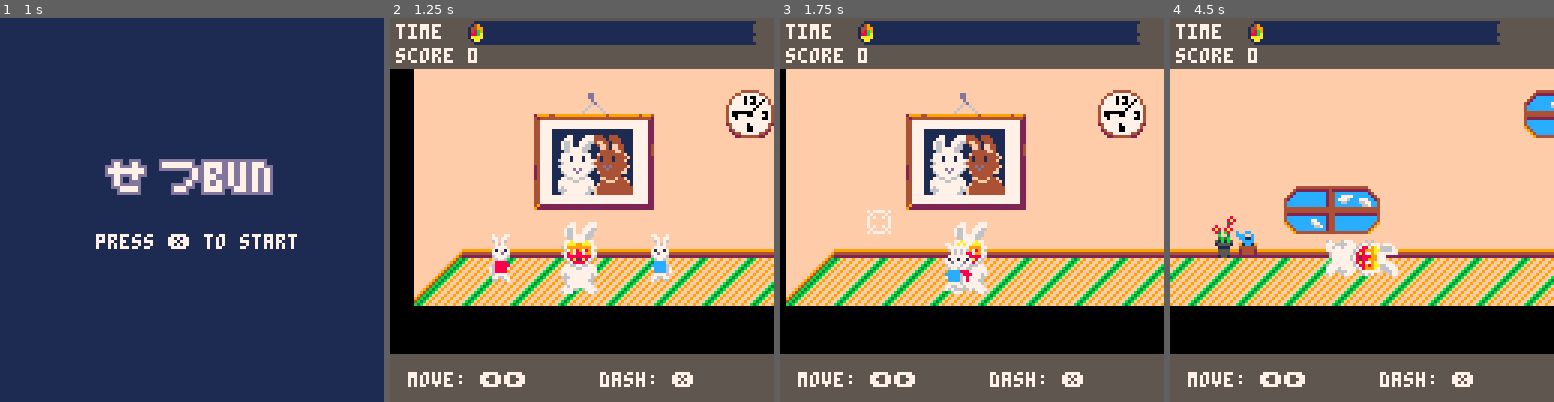
Above: before the commit, frames 1-4 (left to right).
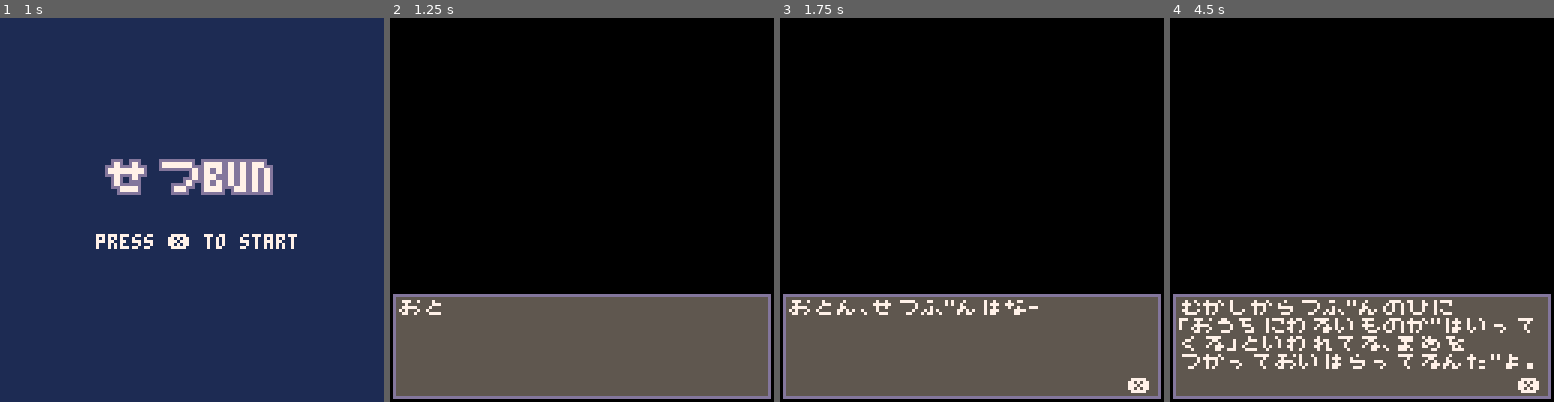
Above: after the commit, the same moments.

Repository: josiahp/setsubun
Game: PICO-8 cartridge setsubun.p8
Two runs of this game, one before a commit and one after it. Both use one fixed random seed, a clock stepped at 60 frames per second and the inputs below.
Inputs:
- Up to frame 1 (1 s): tap X (X key) at 0.33 s; tap O (Z key) at 0.7 s
- Up to frame 2 (1.25 s): tap X (X key) at 1.07 s
- Up to frame 3 (1.75 s): hold Right from 1.6 s (still down); tap O (Z key) at 1.7 s
- Up to frame 4 (4.5 s): tap X (X key) at 1.85, 2.97, 4.08 s; release Right at 2.1 s; tap O (Z key) every 0.4 s from 2.1 to 4.1 s; hold Right 2.47-3.03 s; hold Left 3.08-3.58 s; hold Right from 4.02 s (still down)

Frame 1 is identical in both runs. In frame 2, 86% of the frame differs, in the area x 0-100%, y 0-100%; in frame 3, 89%; in frame 4, 91%.

Commit message:
refactor: make object creation more consistent

Diff:
--- a/setsubun.p8
+++ b/setsubun.p8
@@ -10,18 +10,17 @@
 	-- constants
 	gravity=9.81*2
 	drag=0.1
+	game_dur=25.5 -- seconds
 
 	scn=nil
-	game_dur=25.5 -- seconds
-
 	game_flow=flow.scene(credits_scn)
 	.andthen(
 		-- main game loop
 		flow.forever(
 			flow
 			.scene(title_scn)
-			--.andthen(flow.scene(dialogue_scn))
-			--.andthen(flow.scene(explainer_scn))
+			.andthen(flow.scene(dialogue_scn))
+			.andthen(flow.scene(explainer_scn))
 			.andthen(flow.scene(game_scn))
 			.flatmap(function(score)
 				return flow.scene(results_scn, score)
@@ -278,25 +277,15 @@
 		particles={},
 		beangroups={},
 		kids={},
+		barks={},
 	}
 
-	--dad is 24 pixels tall, so
-	-- 1.5m == 24px
-	-- 9.8m == 156px?
-	dad=init_dad(63,80)
-
-	cam_init()
-	map_init()
-	target_init()
-	kids_init()
-	barks_init()
-
+	dad=dad_new(63,80)
 	add(scn.kids, kids_new(32,80,8))
 	add(scn.kids, kids_new(96,80,12))
 
-	beans_init()
-	particles_init()
-
+	cam=cam_new()
+	map_init()
 
 	function scn.init()
 		music(16)
@@ -304,17 +293,14 @@
 
 	function scn.update(s, dt)
 		dad:update(dt)
-		cam_update(dt)
-		barks_update(dt)
+		cam:update(dt,dad.x-63)
 
 		for k,v in pairs(s.kids) do
 			v:update(dt,scn)
 		end
-
 		for k,v in pairs(s.beangroups) do
 			v:update(dt,scn)
 		end
-
 		for k,v in pairs(s.particles) do
 			v:update(dt)
 			-- cleanup particles past their lifetime
@@ -322,6 +308,13 @@
 				del(s.particles,v)
 			end
 		end
+		for k,v in pairs(s.barks) do
+			v:update(dt)
+			--cleanup barks past their lifetime
+			if v.age>=v.ttl then
+				del(s.barks,v)
+			end
+		end
 
 		s.t += dt
 		if s.t>game_dur then
@@ -331,7 +324,7 @@
 
 	function scn.draw(s)
 		cls()
-		cam_draw()
+		cam:draw()
 		map_draw()
 
 		for k,v in pairs(s.kids) do
@@ -348,12 +341,8 @@
 		for k,v in pairs(s.particles) do
 			v:draw()
 		end
-		barks_draw()
-
-		if debug then
-			print(cam.x,cam.x+4,cam.y+4,8)
-			print(dad.x,cam.x+4,cam.y+10,8)
-			print(abs(dad.x-(cam.x+cam.followx)),cam.x+4,cam.y+16,8)
+		for k,v in pairs(s.barks) do
+			v:draw()
 		end
 
 		local time_left=game_dur-scn.t
@@ -372,16 +361,16 @@
 	function scn.add_beans(s,bg)
 		add(s.beangroups,bg)
 	end
+	function scn.add_bark(s,bark)
+		add(s.barks,bark)
+	end
 
 	return scn
 end
 
 
 function dialogue_scn(nxt)
-	local scn={
-		t=0,
-		particles={},
-	}
+	local scn={}
 
 	local dialogue_flow =
 	 flow.scene(dialogue_box,
@@ -436,8 +425,108 @@
 
 -->8
 --dad,kids
-
-function init_dad(x,y)
+dad_proto={
+	--dad is 24 pixels tall, so
+	-- 1.5m == 24px
+	-- 9.8m == 156px?
+	start_diving=function(d)
+		d.state="diving"
+		d.dive_timer=0
+	end,
+	start_cooldown=function(d)
+		d.state="cooldown"
+		d.cooldown_timer=0
+	end,
+	start_walking=function(d)
+		d.state="walking"
+	end,
+	update=function(d,dt)
+		if d.state == "walking" then
+			d:update_walking(dt)
+		elseif d.state == "diving" then
+			d:update_diving(dt)
+		elseif d.state == "cooldown" then
+			d:update_cooldown(dt)
+		end
+	end,
+	update_walking=function(d,dt)
+		local vx,vy=0,0
+		if btn(⬅️) then
+			vx-=d.spd
+		elseif btn(➡️) then
+			vx+=d.spd
+		end
+		d:move(vx,vy)
+		-- switch to diving
+		if btn(⬅️) then
+			d.direction=⬅️
+		elseif btn(➡️) then
+			d.direction=➡️
+		end
+		if btnp(❎) then
+			d:start_diving()
+			return
+		end
+	end,
+	update_diving=function(d,dt)
+		local vx,vy=0,0
+		if d.direction==⬅️ then
+			vx-=d.dive_spd
+		elseif d.direction==➡️ then
+			vx+=d.dive_spd
+		end
+		d:move(vx,vy)
+		-- switch to cooldown
+		d.dive_timer+=dt
+		if d.dive_timer>=d.dive_dur then
+			d:start_cooldown()
+		end
+	end,
+	update_cooldown=function(d,dt)
+		-- switch back to walking
+		d.cooldown_timer+=dt
+		if d.cooldown_timer>=d.cooldown_dur then
+			d:start_walking()
+		end
+	end,
+	update_diving=function(d,dt)
+		local vx,vy=0,0
+		if d.direction==⬅️ then
+			vx-=d.dive_spd
+		elseif d.direction==➡️ then
+			vx+=d.dive_spd
+		end
+		d:move(vx,vy)
+		-- switch back to walking
+		d.dive_timer+=dt
+		if d.dive_timer>=d.dive_dur then
+			d:start_cooldown()
+		end
+	end,
+	move=function(d,vx,vy)
+		d.x=mid(mapinfo.char_minx,d.x+vx*dt,256)
+		d.y+=vy*dt
+	end,
+	draw=function(d)
+		local fac=0
+		if d.state=="diving" then
+			fac=d.dive_timer/d.dive_dur
+		elseif d.state=="cooldown" then
+			fac=1
+		end
+		local rot=0.25*fac
+		local flip=d.direction==⬅️
+		-- dad sprite
+		pd_rotate(d.x,d.y,rot,5.5,61,3,flip)
+		--dad's mask
+		local sign=flip and -1 or 1
+		local mask_x,mask_y=rotate(sign*rot,0,-2)
+		pd_rotate(d.x+mask_x,d.y+mask_y,rot,2,63,1,flip)
+	end,
+}
+dad_meta={__index=dad_proto}
+
+function dad_new(x,y)
 	local dad={
 		x=x,
 		y=y,
@@ -448,189 +537,94 @@
 		cooldown_dur=0.5,
 		cooldown_timer=0,
 		state="walking",
-		direction=➡️,
-		start_diving=function(d)
-			d.state="diving"
-			d.dive_timer=0
-		end,
-		start_cooldown=function(d)
-			d.state="cooldown"
-			d.cooldown_timer=0
-		end,
-		start_walking=function(d)
-			d.state="walking"
-		end,
-		update=function(d,dt)
-			if d.state == "walking" then
-				d:update_walking(dt)
-			elseif d.state == "diving" then
-				d:update_diving(dt)
-			elseif d.state == "cooldown" then
-				d:update_cooldown(dt)
+		direction=➡️
+	}
+	setmetatable(dad,dad_meta)
+	return dad
+end
+
+--kids
+kids_proto={
+	start_moving=function(k)
+		k.target=nil
+		k.state="move"
+	end,
+	start_targeting=function(k)
+		k.nextx=nil
+		k.state="target"
+	end,
+	update=function(k,dt,scn)
+		if k.state=="target" then
+			k:update_target(dt,scn)
+		elseif k.state=="move" then
+			k:update_move(dt,scn)
+		end
+	end,
+	update_target=function(k,dt,scn)
+		--get target
+		if not k.target then
+			k.target=target_new(
+				k.x+rnd(60)-30,
+				mapinfo.char_miny-8,
+				rnd(1)+2
+			)
+		else
+			k.target:update(dt)
+			--throw target
+			if k.target.age>=k.target.ttl then
+				k:throw_beans(scn)
+				k:start_moving()
 			end
-		end,
-		update_walking=function(d,dt)
-			local vx,vy=0,0
-			if btn(⬅️) then
-				vx-=d.spd
-			elseif btn(➡️) then
-				vx+=d.spd
+		end
+	end,
+	update_move=function(k,dt,scn)
+		--kid movement
+		--get pos
+		if not k.nextx then
+			k.nextx=rnd(mapinfo.char_maxx-mapinfo.char_minx)+mapinfo.char_minx
+			k.nexty=rnd(mapinfo.char_maxy-mapinfo.char_miny)+mapinfo.char_miny
+		elseif dist(k.x,k.y,k.nextx,k.nexty)<=8 then
+			--reached pos
+			k:start_targeting()
+		else
+			--move
+			local vx,vy=vtoward(k.nextx,k.nexty,k.x,k.y)
+			k.x+=vx*dt*k.spd
+			k.y+=vy*dt*k.spd
+			if vx > 0 then
+				k.direction=⬅️
+			else
+				k.direction=➡️
 			end
-			d:move(vx,vy)
-			-- switch to diving
-			if btn(⬅️) then
-				d.direction=⬅️
-			elseif btn(➡️) then
-				d.direction=➡️
-			end
-			if btnp(❎) then
-				d:start_diving()
-				return
-			end
-		end,
-		update_diving=function(d,dt)
-			local vx,vy=0,0
-			if d.direction==⬅️ then
-				vx-=d.dive_spd
-			elseif d.direction==➡️ then
-				vx+=d.dive_spd
-			end
-			d:move(vx,vy)
-			-- switch to cooldown
-			d.dive_timer+=dt
-			if d.dive_timer>=d.dive_dur then
-				d:start_cooldown()
-			end
-		end,
-		update_cooldown=function(d,dt)
-			-- switch back to walking
-			d.cooldown_timer+=dt
-			if d.cooldown_timer>=d.cooldown_dur then
-				d:start_walking()
-			end
-		end,
-		update_diving=function(d,dt)
-			local vx,vy=0,0
-			if d.direction==⬅️ then
-				vx-=d.dive_spd
-			elseif d.direction==➡️ then
-				vx+=d.dive_spd
-			end
-			d:move(vx,vy)
-			-- switch back to walking
-			d.dive_timer+=dt
-			if d.dive_timer>=d.dive_dur then
-				d:start_cooldown()
-			end
-		end,
-		move=function(d,vx,vy)
-			d.x=mid(mapinfo.char_minx,d.x+vx*dt,256)
-			d.y+=vy*dt
-		end,
-		draw=function(d)
-			local fac=0
-			if d.state=="diving" then
-				fac=d.dive_timer/d.dive_dur
-			elseif d.state=="cooldown" then
-				fac=1
-			end
-			local rot=0.25*fac
-			local flip=d.direction==⬅️
-			-- dad sprite
-			pd_rotate(d.x,d.y,rot,5.5,61,3,flip)
-			--dad's mask
-			local sign=flip and -1 or 1
-			local mask_x,mask_y=rotate(sign*rot,0,-2)
-			pd_rotate(d.x+mask_x,d.y+mask_y,rot,2,63,1,flip)
-		end,
-	}
-	return dad
-end
-
---kids
-function kids_init()
-	kids_proto={
-		start_moving=function(k)
-			k.target=nil
-			k.state="move"
-		end,
-		start_targeting=function(k)
-			k.nextx=nil
-			k.state="target"
-		end,
-		update=function(k,dt,scn)
-			if k.state=="target" then
-				k:update_target(dt,scn)
-			elseif k.state=="move" then
-				k:update_move(dt,scn)
-			end
-		end,
-		update_target=function(k,dt,scn)
-			--get target
-			if not k.target then
-				k.target=target_new(
-					k.x+rnd(60)-30,
-					mapinfo.char_miny-8,
-					rnd(1)+2
-				)
-			else
-				k.target:update(dt)
-
-				--throw target
-				if k.target.age>=k.target.ttl then
-					k:throw_beans(scn)
-					k:start_moving()
-				end
-			end
-		end,
-		update_move=function(k,dt,scn)
-			--kid movement
-			--get pos
-			if not k.nextx then
-				k.nextx=rnd(mapinfo.char_maxx-mapinfo.char_minx)+mapinfo.char_minx
-				k.nexty=rnd(mapinfo.char_maxy-mapinfo.char_miny)+mapinfo.char_miny
-			elseif dist(k.x,k.y,k.nextx,k.nexty)<=8 then
-				--reached pos
-				k:start_targeting()
-			else
-				--move
-				local vx,vy=vtoward(k.nextx,k.nexty,k.x,k.y)
-				k.x+=vx*dt*k.spd
-				k.y+=vy*dt*k.spd
-				if vx > 0 then
-					k.direction=⬅️
-				else
-					k.direction=➡️
-				end
-			end
-		end,
-		throw_beans=function(k)
-			barks_new("おにはそと!",k.x,k.y-10,2)
-			local vx,vy=vtoward(k.target.x,k.target.y,k.x,k.y)
-			local bg=beans_new(k.x,k.y,3,vx,vy)
-			scn:add_beans(bg)
-		end,
-		draw=function(k,layer,dad_y)
-			-- hack: sprite stacking order
-			if layer=="before" and k.y-6>dad_y then
-				return
-			elseif layer=="after" and k.y-6<=dad_y then
-				return
-			end
-			local flip=k.direction==⬅️
-			if k.target then
-				flip=k.target.x>k.x
-			end
-			pal(14,k.shirtcolor)
-			spr(20,k.x-4,k.y-8,1,2,flip)
-			pal(14,14)
-			if k.target then
-				k.target:draw()
-			end
-		end,
-	}
-	kids_meta={__index=kids_proto}
-end
+		end
+	end,
+	throw_beans=function(k,scn)
+		local bark=barks_new("おにはそと!",k.x,k.y-10,2)
+		scn:add_bark(bark)
+		local vx,vy=vtoward(k.target.x,k.target.y,k.x,k.y)
+		local bg=beans_new(k.x,k.y,3,vx,vy)
+		scn:add_beans(bg)
+	end,
+	draw=function(k,layer,dad_y)
+		-- hack: sprite stacking order
+		if layer=="before" and k.y-6>dad_y then
+			return
+		elseif layer=="after" and k.y-6<=dad_y then
+			return
+		end
+		local flip=k.direction==⬅️
+		if k.target then
+			flip=k.target.x>k.x
+		end
+		pal(14,k.shirtcolor)
+		spr(20,k.x-4,k.y-8,1,2,flip)
+		pal(14,14)
+		if k.target then
+			k.target:draw()
+		end
+	end,
+}
+kids_meta={__index=kids_proto}
 
 function kids_new(x,y,shirtcolor)
 	local k={
@@ -648,73 +642,71 @@
 
 -->8
 --beans, particles
-function beans_init()
-	beans_proto={
-		update=function(b,dt,scn)
-			for k,v in pairs(b.group) do
-				if time()-v.createdat>10 then
-					del(b.group,v)
-				end
-
-				local maxy=mapinfo.char_maxy
-				local minx=mapinfo.char_minx
-				local maxx=mapinfo.char_maxx
-
-				if not v.grounded then
-					--gravity
-					v.vy+=gravity*dt
-				end
-
-				--collide with floor
-				if v.y+v.vy*dt>=maxy then
-					v.collided=true
-					v.vy*=-1
-				end
-				--collide with wall
-				if v.x+v.vx*dt<=minx or v.x+v.vx*dt>=maxx then
-					v.collided=true
-					v.vx*=-1
-				end
-
-				--collide with dad
-				if not v.collided
-				 and v.x+v.vx*dt>=dad.x-8
-				 and v.x+v.vx*dt<=dad.x+8
-				 and v.y+v.vy*dt>=dad.y-12
-				 and v.y+v.vy*dt<=dad.y+12
-				then
-					v.vx*=-1
-					v.collided=true
-					scn:bean_hit(v)
-				end
-
-				--add drag to reduce
-				-- velocity over time
-				v.vx*=1-drag
-				v.vy*=1-drag
-
-				--if the bean is close to
-				-- to the ground and low
-				-- velocity, lets stop
-				-- the physics
-				if abs(v.vy)<1 and abs(maxy-v.y+v.vy)<5 then
-					v.y=maxy
-					v.vy=0
-					v.grounded=true
-				end
-
-				v.y+=v.vy
-				v.x+=v.vx
+beans_proto={
+	update=function(b,dt,scn)
+		for k,v in pairs(b.group) do
+			if time()-v.createdat>10 then
+				del(b.group,v)
 			end
-		end,
-		draw=function(b)
-			for k,v in pairs(b.group) do
-				spr(3,v.x-4,v.y-4)
+
+			local maxy=mapinfo.char_maxy
+			local minx=mapinfo.char_minx
+			local maxx=mapinfo.char_maxx
+
+			if not v.grounded then
+				--gravity
+				v.vy+=gravity*dt
 			end
-		end,
-	}
-	beans_meta={__index=beans_proto}
-end
+
+			--collide with floor
+			if v.y+v.vy*dt>=maxy then
+				v.collided=true
+				v.vy*=-1
+			end
+			--collide with wall
+			if v.x+v.vx*dt<=minx or v.x+v.vx*dt>=maxx then
+				v.collided=true
+				v.vx*=-1
+			end
+
+			--collide with dad
+			if not v.collided
+			 and v.x+v.vx*dt>=dad.x-8
+			 and v.x+v.vx*dt<=dad.x+8
+			 and v.y+v.vy*dt>=dad.y-12
+			 and v.y+v.vy*dt<=dad.y+12
+			then
+				v.vx*=-1
+				v.collided=true
+				scn:bean_hit(v)
+			end
+
+			--add drag to reduce
+			-- velocity over time
+			v.vx*=1-drag
+			v.vy*=1-drag
+
+			--if the bean is close to
+			-- to the ground and low
+			-- velocity, lets stop
+			-- the physics
+			if abs(v.vy)<1 and abs(maxy-v.y+v.vy)<5 then
+				v.y=maxy
+				v.vy=0
+				v.grounded=true
+			end
+
+			v.y+=v.vy
+			v.x+=v.vx
+		end
+	end,
+	draw=function(b)
+		for k,v in pairs(b.group) do
+			spr(3,v.x-4,v.y-4)
+		end
+	end,
+}
+beans_meta={__index=beans_proto}
 
 function beans_new(x,y,n,vx,vy)
 	local beans={
@@ -737,24 +729,22 @@
 end
 
 --particles
-function particles_init()
-	particles_proto={
-		update=function(p,dt)
-			p.age+=dt
-			p.r-=4*dt
-			if p.age>=p.ttl then
-				p.is_done=true
-			end
-		end,
-		draw=function(p)
-			local fac=p.age/p.ttl
-			local r=4*(1-fac)
-			circfill(p.x,p.y,r,7)
-			circ(p.x,p.y,r,6)
-		end,
-	}
-	particles_meta={__index=particles_proto}
-end
+particles_proto={
+	update=function(p,dt)
+		p.age+=dt
+		p.r-=4*dt
+		if p.age>=p.ttl then
+			p.is_done=true
+		end
+	end,
+	draw=function(p)
+		local fac=p.age/p.ttl
+		local r=4*(1-fac)
+		circfill(p.x,p.y,r,7)
+		circ(p.x,p.y,r,6)
+	end,
+}
+particles_meta={__index=particles_proto}
 
 function particle_new(x,y)
 	local particle={
@@ -770,35 +760,33 @@
 
 -->8
 --targeting
-function target_init()
-	target_proto={
-		update=function(t,dt)
-			t.age+=dt
-
-			--stop moving target before
-			--ttl
-			if t.age/t.ttl<0.8 then
-				t.txo=cos((t.timeoffset+time())/2)*t.movex
-				t.tyo=sin((t.timeoffset+time())/2)*t.movey
-			end
-
-			t.x=t.basex+t.txo
-			t.y=t.basey+t.tyo
-		end,
-		draw=function(t)
-			local tcolor=7
-			if t.age/t.ttl>0.8 then
-				tcolor=8
-			elseif t.age/t.ttl>0.5 then
-				tcolor=14
-			end
-			pal(7,tcolor)
-			spr(4,t.x-4,t.y-4)
-			pal(7,7)
-		end,
-	}
-	target_meta={__index=target_proto}
-end
+target_proto={
+	update=function(t,dt)
+		t.age+=dt
+
+		--stop moving target before
+		--ttl
+		if t.age/t.ttl<0.8 then
+			t.txo=cos((t.timeoffset+time())/2)*t.movex
+			t.tyo=sin((t.timeoffset+time())/2)*t.movey
+		end
+
+		t.x=t.basex+t.txo
+		t.y=t.basey+t.tyo
+	end,
+	draw=function(t)
+		local tcolor=7
+		if t.age/t.ttl>0.8 then
+			tcolor=8
+		elseif t.age/t.ttl>0.5 then
+			tcolor=14
+		end
+		pal(7,tcolor)
+		spr(4,t.x-4,t.y-4)
+		pal(7,7)
+	end,
+}
+target_meta={__index=target_proto}
 
 function target_new(x,y,ttl)
 	local t={
@@ -861,8 +849,17 @@
 	end
 end
 
-function cam_init()
-	cam={
+cam_proto={
+	update=function(c,dt,target_x)
+		c.x=mid(0,target_x,c.maxx)
+	end,
+	draw=function(c)
+		camera(c.x,c.y)
+	end
+}
+cam_meta={__index=cam_proto}
+function cam_new()
+	local cam={
 		x=32,
 		y=0,
 		minx=0,
@@ -871,16 +868,8 @@
 		followx=63,
 		followy=63,
 	}
-end
-
-function cam_update(dt)
-	if dad then
-		cam.x=mid(0,dad.x-63,cam.maxx)
-	end
-end
-
-function cam_draw()
-	camera(cam.x,cam.y)
+	setmetatable(cam,cam_meta)
+	return cam
 end
 
 -->8
@@ -1000,24 +989,18 @@
 
 -->8
 --barks
-function barks_init()
-	barks={}
-	barks_proto={
-		update=function(b,dt)
-			b.age+=dt
-			b.y-=15*dt
-			if b.age>=b.ttl then
-				del(barks,b)
-			end
-		end,
-		draw=function(b)
-			print(b.txt,b.x,b.y+1,6)
-			print(b.txt,b.x-1,b.y+1,6)
-			print(b.txt,b.x,b.y,5)
-		end,
-	}
-	barks_meta={__index=barks_proto}
-end
+barks_proto={
+	update=function(b,dt)
+		b.age+=dt
+		b.y-=15*dt
+	end,
+	draw=function(b)
+		print(b.txt,b.x,b.y+1,6)
+		print(b.txt,b.x-1,b.y+1,6)
+		print(b.txt,b.x,b.y,5)
+	end,
+}
+barks_meta={__index=barks_proto}
 
 function barks_new(txt,x,y,ttl)
 	local b={
@@ -1028,19 +1011,7 @@
 		age=0,
 	}
 	setmetatable(b,barks_meta)
-	return add(barks,b)
-end
-
-function barks_update(dt)
-	for k,v in pairs(barks) do
-		v:update(dt)
-	end
-end
-
-function barks_draw()
-	for k,v in pairs(barks) do
-		v:draw()
-	end
+	return b
 end
 
 -->8
